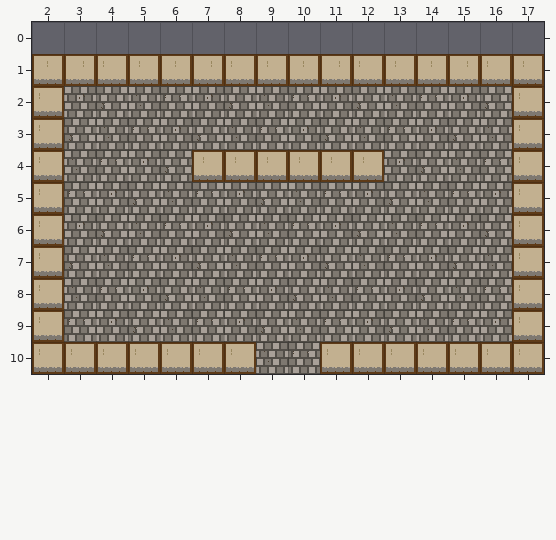
Two versions of a level (Tiled map (JSON), client/public/maps/market.tmj). That is the earlier state.
Cells are 32x32 px. Shown: x 2..17, y 0..10.
And afterwards:
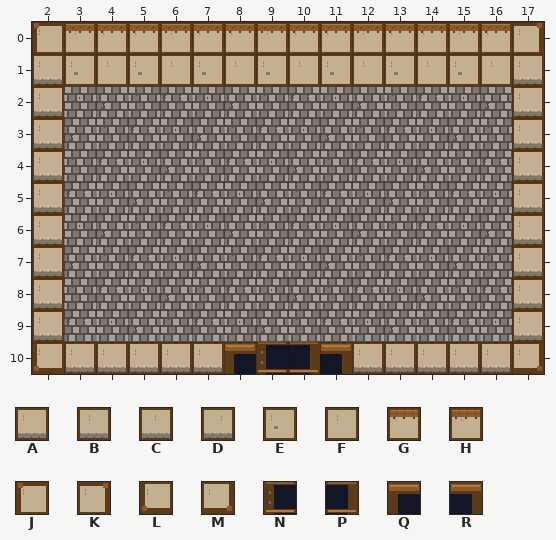
Key: from "interior_market_wall": A 0, B 1, C 2, D 3; from "interior_market_wall_trim": E 0 "face", F 1 "face_var", G 2 "cap_top", H 3 "cap_top_var", J 4 "corner_NW", K 5 "corner_NE", L 6 "corner_SW", M 7 "corner_SE", N 10 "doorway_L", P 11 "doorway_R", Q 12 "doorway_cap_L", R 13 "doorway_cap_R".
_ is an empty cell.
Changes in this commit:
{"where": "layer \"walls\""}
{"y":0,"x":2,"old":"________________","new":"JHGGHGGHGGHGGHGK"}
{"y":1,"x":3,"old":"DABCDABCDABCDA","new":"EFEFEFEFEFEFEF"}
{"y":4,"x":7,"old":"BBBBBB","new":"______"}
{"y":10,"x":2,"old":"A","new":"L"}
{"y":10,"x":8,"old":"A__A","new":"QNPR"}
{"y":10,"x":17,"old":"A","new":"M"}
